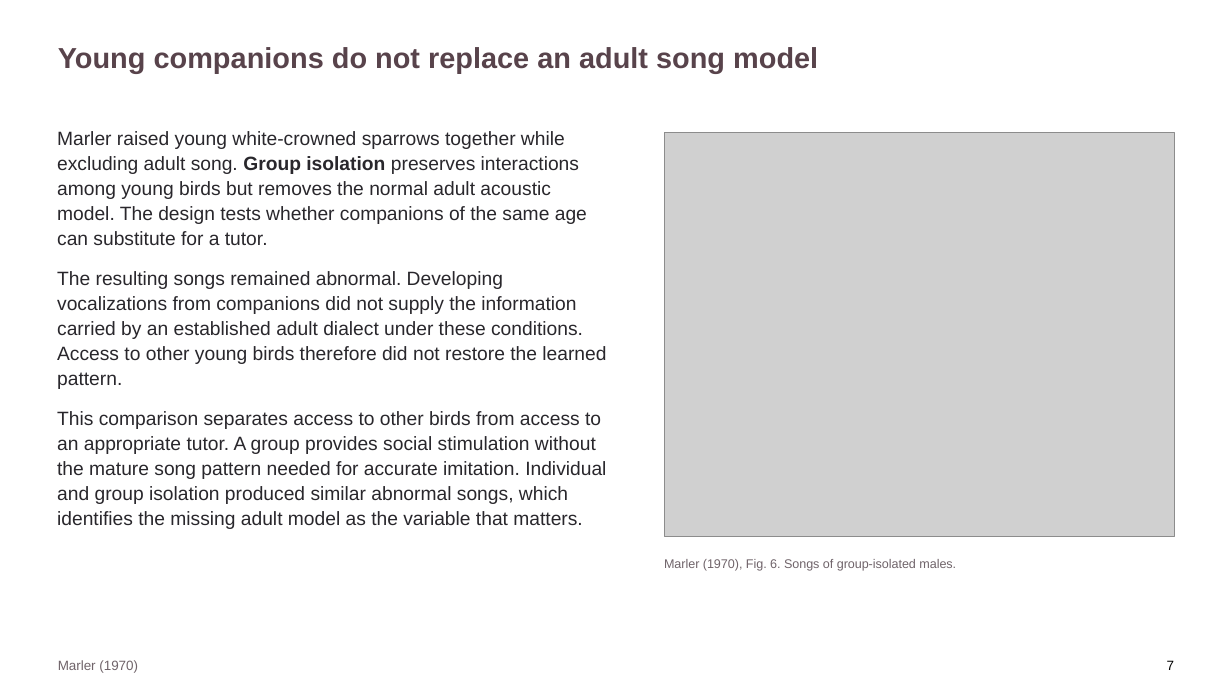
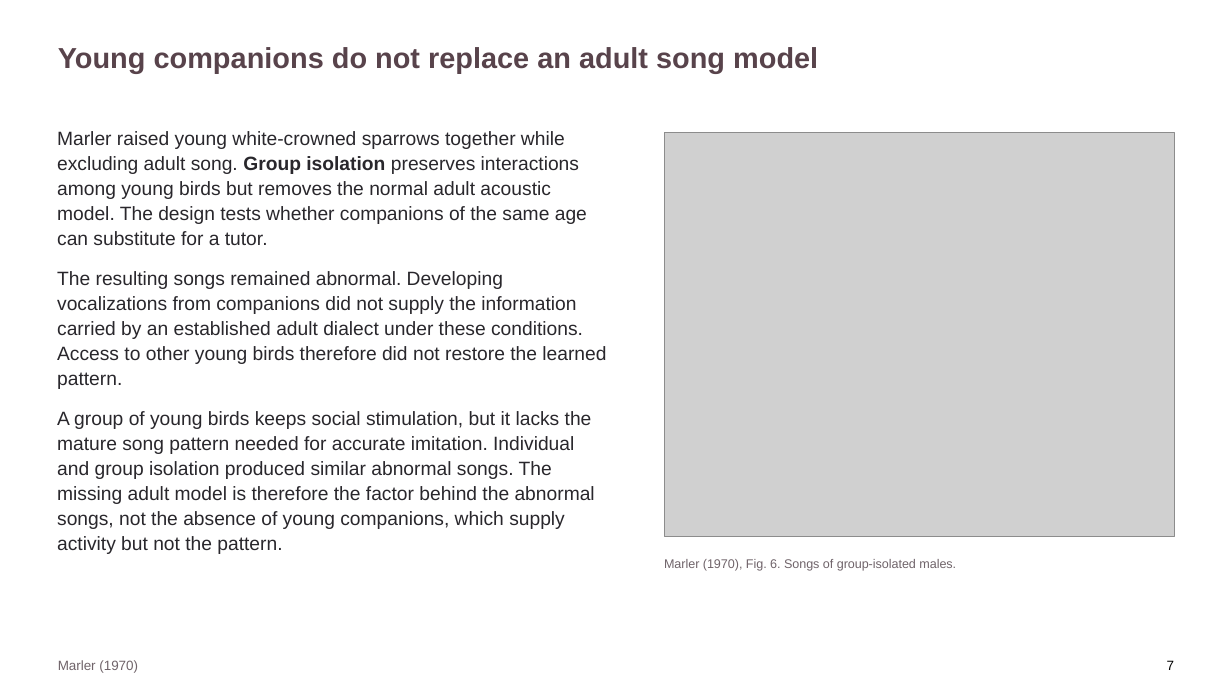
Before and after one commit to jordanxxlopez/NEUROETHOLOGY, a slide deck: slide 9 of scaffolded/Neuroethology_Lecture33_FA2026_SCAFFOLDED.pptx. Drawn at 1232x693 pixels with LibreOffice and Linux fonts; fonts in the diff are those of the drawing; grey boxes stand for pictures. Boxes give left, top, right and bottom in pixels: in the first picture for what was removed or moved away, otherwise in the second. Text is boxed around its words. In the diff, an @@ line names an element or a change of style, - is before the commit and + after.

```diff
--- a/scaffolded/Neuroethology_Lecture33_FA2026_SCAFFOLDED.pptx
+++ b/scaffolded/Neuroethology_Lecture33_FA2026_SCAFFOLDED.pptx
@@ text at <box>57,411,595,554</box>: text changed @@
-This comparison separates access to other birds from access to an appropriate tutor. A group provides social stimulation without the mature song pattern needed for accurate imitation. Individual and group isolation produced similar abnormal songs, which identifies the missing adult model as the variable that matters.
+A group of young birds keeps social stimulation, but it lacks the mature song pattern needed for accurate imitation. Individual and group isolation produced similar abnormal songs. The missing adult model is therefore the factor behind the abnormal songs, not the absence of young companions, which supply activity but not the pattern.
```
Also in this commit, not shown: 22 other slides changed, 4 other files.
